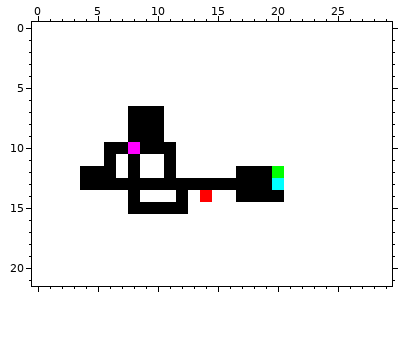
One commit to this pixel-art sprite: Ez_Maze_Git/core/assets/levels/level_02.png. The picture above is the old version.
The file is 30x22 pixels.
The same view after the edit:
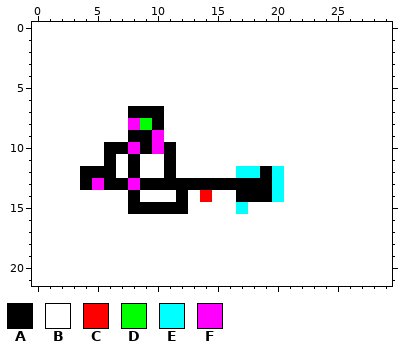
Palette (. is transparent): A #000000  B #ffffff  C #ff0000  D #00ff00  E #00ffff  F #ff00ff
Author's note on the commit: Mise à jour du GUI et complétion du level_02
Edits made:
@@ x 3..22 @@
  7 BBBBBAAABBBBBBBBBBBB
- 8 BBBBBAAABBBBBBBBBBBB
- 9 BBBBBAAABBBBBBBBBBBB
-10 BBBAAFAAABBBBBBBBBBB
+ 8 BBBBBFDABBBBBBBBBBBB
+ 9 BBBBBAAFBBBBBBBBBBBB
+10 BBBAAFAFABBBBBBBBBBB
 11 BBBABABBABBBBBBBBBBB
-12 BAAABABBABBBBBAAADBB
-13 BAAAAAAAAAAAAAAAAEBB
-14 BBBBBABBBABCBBAAAABB
-15 BBBBBAAAAABBBBBBBBBB
+12 BAAABABBABBBBBEEAEBB
+13 BAFAAFAAAAAAAAAAAEBB
+14 BBBBBABBBABCBBAAAEBB
+15 BBBBBAAAAABBBBEBBBBB
 16 BBBBBBBBBBBBBBBBBBBB
Where, in picture pixels (left, top, right, bottom), the same in both pictures:
changed: (92, 118, 164, 190)
changed: (236, 166, 284, 214)
